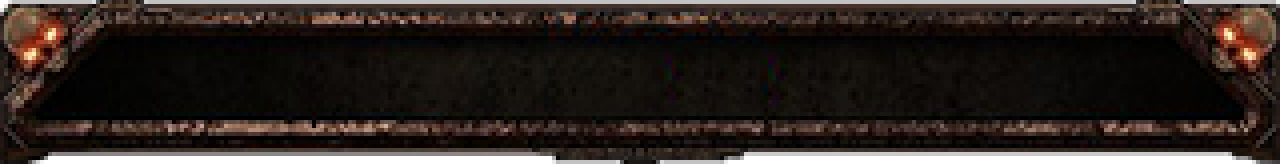
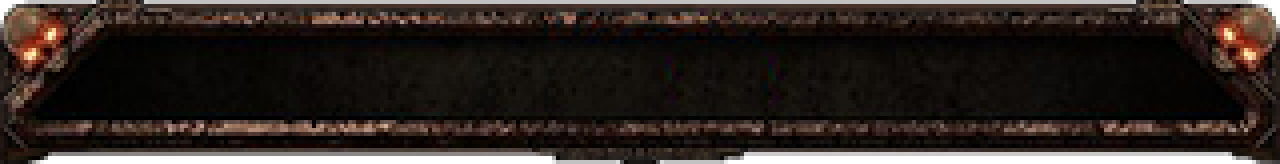
The second 1280x164 image is a revision of the first. Changes to its layers:
painted on "header" over [0, 0, 1280, 40]
